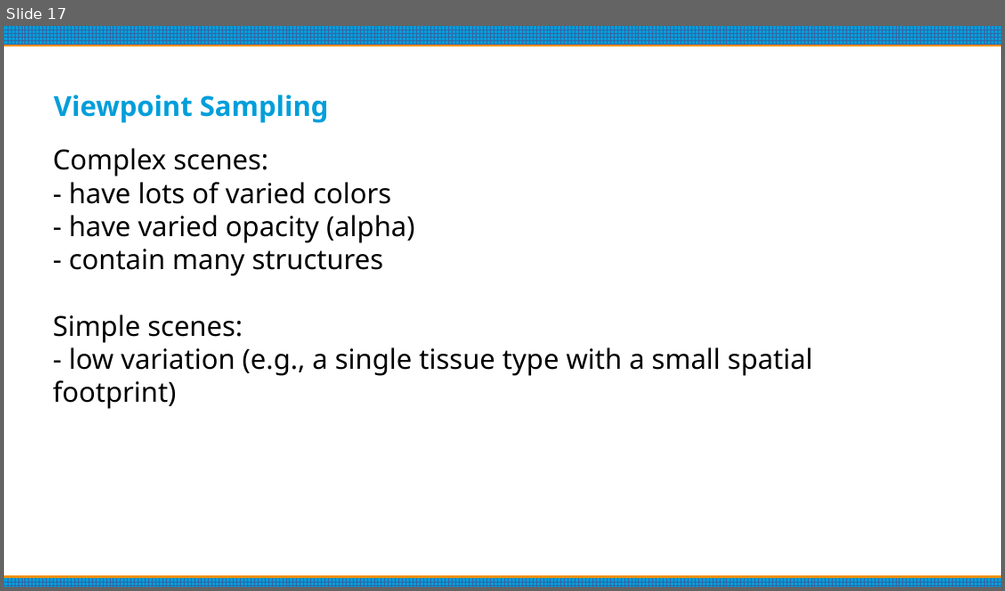
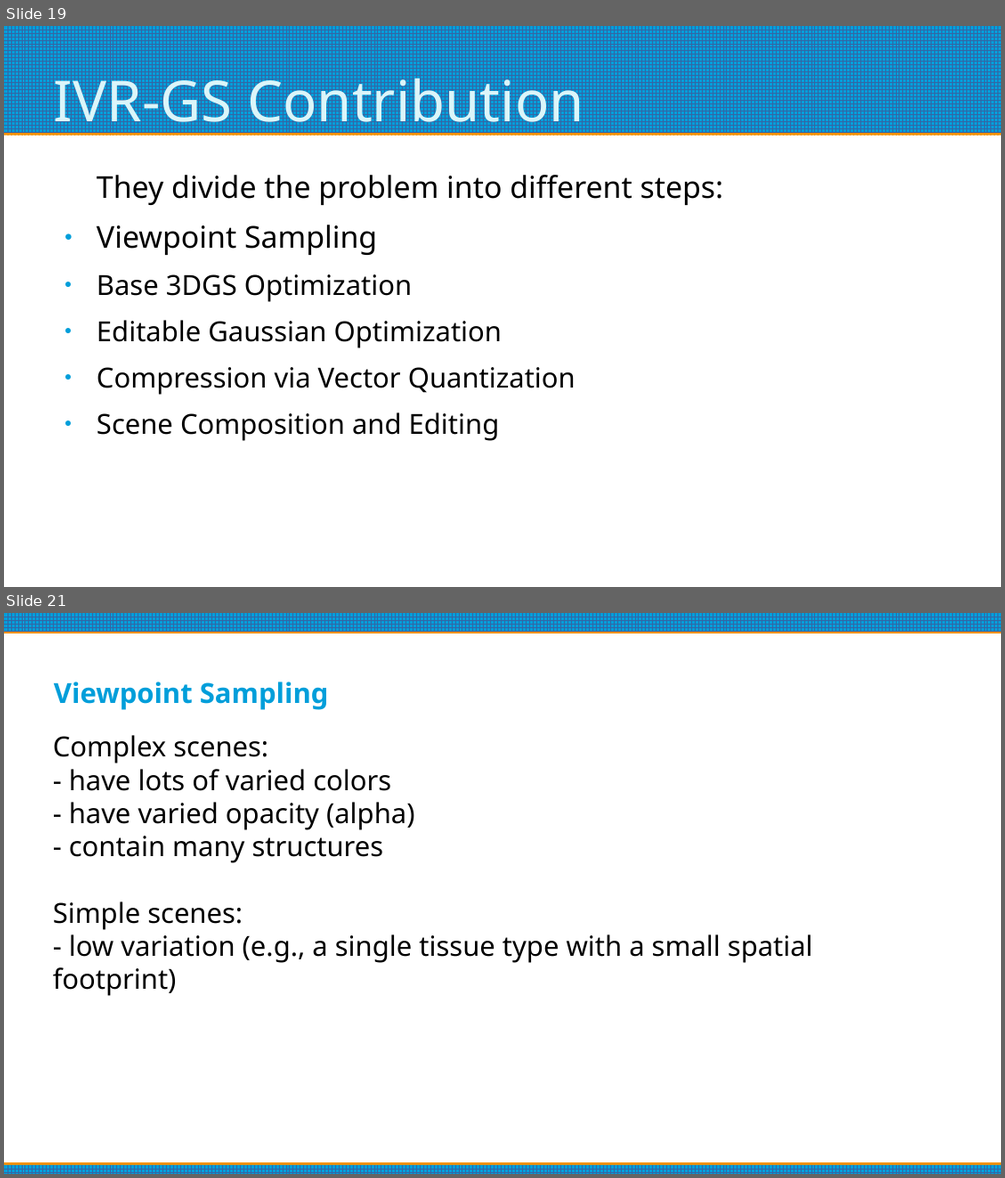
Before and after one commit to carlesmatoses/SV, a slide deck: presentacio/presentacio.odp. Shown one above the other, each under a label of ours: slide 17 before the commit, slides 19 and 21 after it; the slides between them are not shown. The pictures are 1005x591 and 1005x1178 pixels, drawn with LibreOffice and Linux fonts; fonts in the diff are those of the drawing. Boxes give left, top, right and bottom in pixels: in the first picture for what was removed or moved away, otherwise in the second. Text is boxed around its words. In the diff, an @@ line names an element or a change of style, - is before the commit and + after.

```diff
--- a/presentacio/presentacio.odp
+++ b/presentacio/presentacio.odp
@@ slide 19 added at (4,26,1001,587), background #FFFFFF @@
@@ rectangle added at (4,26,1001,133), fill pattern #3465A4 on #009EDA @@
@@ title added at (54,68,584,136), 45 pt, text #DBF5F9 @@
+IVR-GS Contribution
@@ text added at (97,175,724,441), 22 pt, text #000000 @@
+They divide the problem into different steps:
+● Viewpoint Sampling
+● Base 3DGS Optimization
+● Editable Gaussian Optimization
+● Compression via Vector Quantization
+● Scene Composition and Editing
@@ what was slide 17 is now slide 21 @@
```
Also in this commit, not shown: 10 slides changed, 4 other slides added, 1 slide removed, 1 other file.
